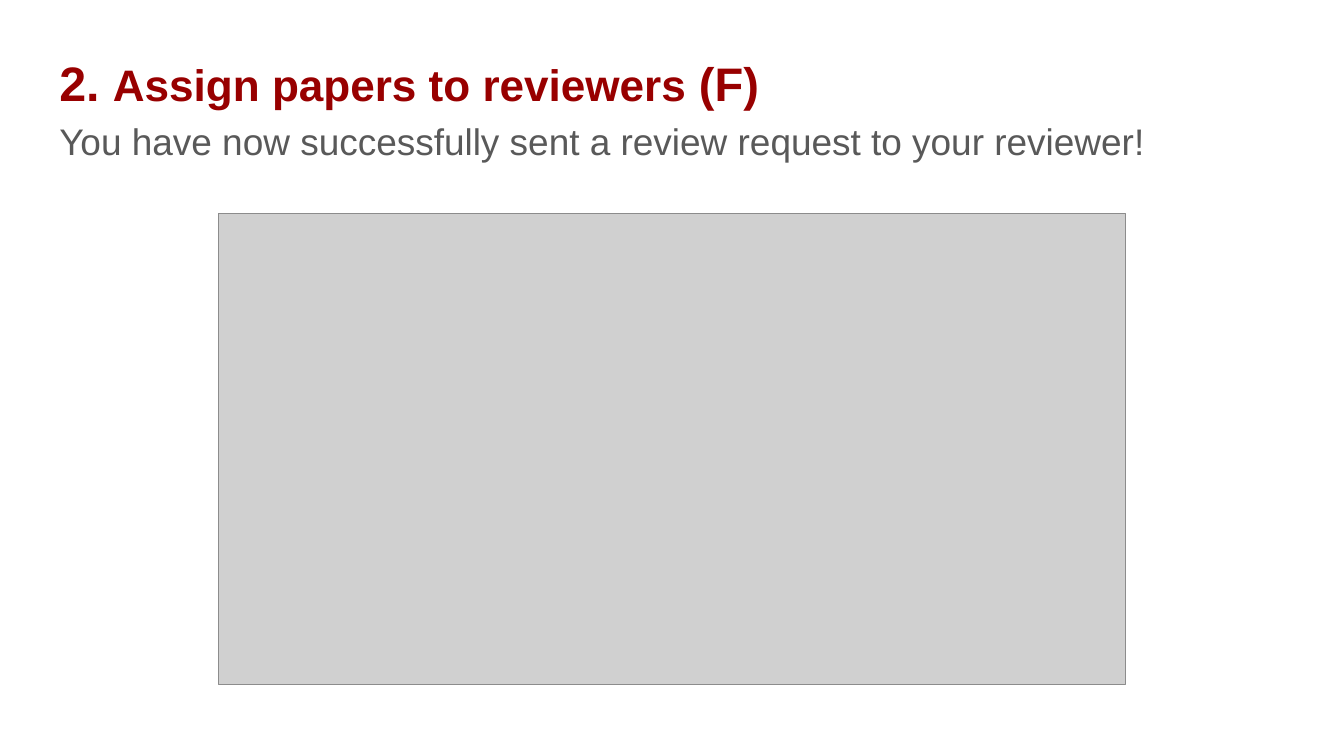
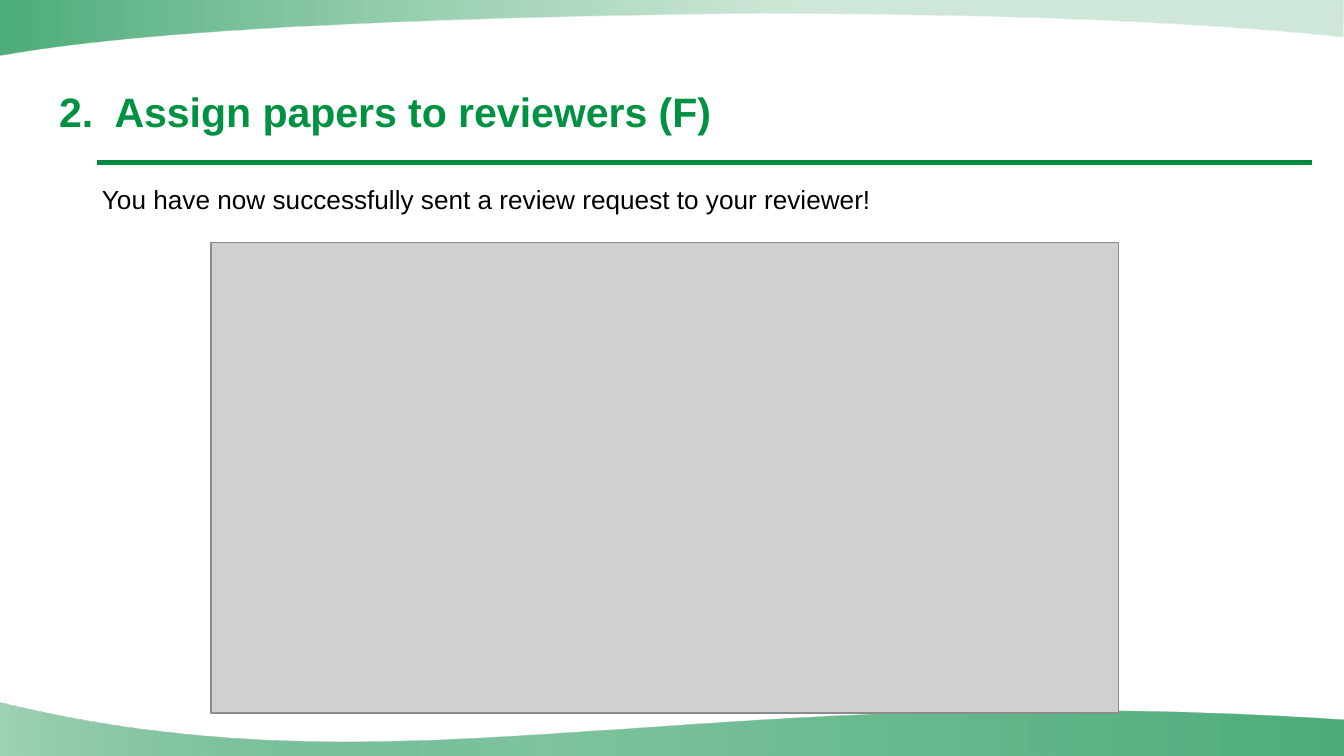
Before and after one commit to UV2026/Email-CFP, a slide deck: slide 11 of Instructions/PPT/Instructions for UV2026 Paper Review & Assignment on EasyChair (Session Chair)[UV2026].pptx. Drawn at 1344x756 pixels with LibreOffice and Linux fonts; fonts in the diff are those of the drawing; grey boxes stand for pictures; background and template pictures are left out. Boxes give left, top, right and bottom in pixels: in the first picture for what was removed or moved away, otherwise in the second. Text is boxed around its words. In the diff, an @@ line names an element or a change of style, - is before the commit and + after.

```diff
--- a/Instructions/PPT/Instructions for UV2026 Paper Review & Assignment on EasyChair (Session Chair)[UV2026].pptx
+++ b/Instructions/PPT/Instructions for UV2026 Paper Review & Assignment on EasyChair (Session Chair)[UV2026].pptx
@@ freeform shape added at (0, 0, 1343, 55), fill gradient #008A41 to #A0D2B4 @@
@@ text added at (59, 97, 711, 135), 22 pt, text #009242, bold @@
+2. Assign papers to reviewers (F)
@@ line added from (97, 163) to (1313, 163), #008A41 2.5 pt @@
@@ text at (102, 190, 870, 215): text changed; size 19.8 to 14 pt; text colour #595959 to #000000 @@
-2. Assign papers to reviewers (F)
-You have now successfully sent a review request to your reviewer!
+You have now successfully sent a review request to your reviewer!
@@ picture: place and size @@
-picture at (218, 214, 1125, 684)
+picture at (211, 242, 1118, 712)
@@ freeform shape added at (0, 703, 1344, 756), fill gradient #008A41 to #A0D2B4 @@
```
Also in this commit, not shown: 21 other slides changed, 7 other files.
